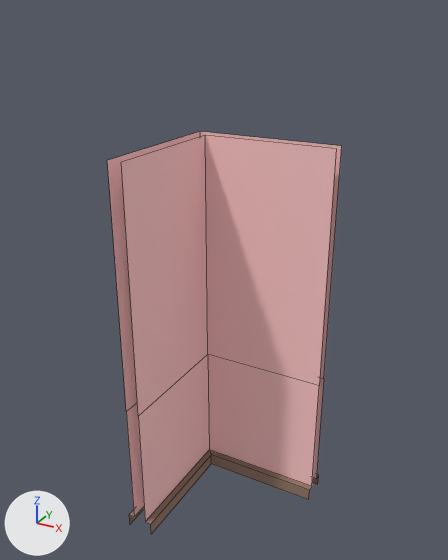
An edit to the FBX model Content/Game_Art/FBX/Archi/SM_Coin_Int_Double_1x1.fbx, drawn before and after from the same camera.
Camera for both pictures: a 50 mm camera at (2.26, -3.8, 3.61) aimed at (0.39, -0.4, 1.91). Lighting does not change. The marker at lower left points along +X, +Y and +Z. Mesh edges are drawn as thin lines.

In view in the first picture: 'SM_Coin_Int_Double_1x1'.
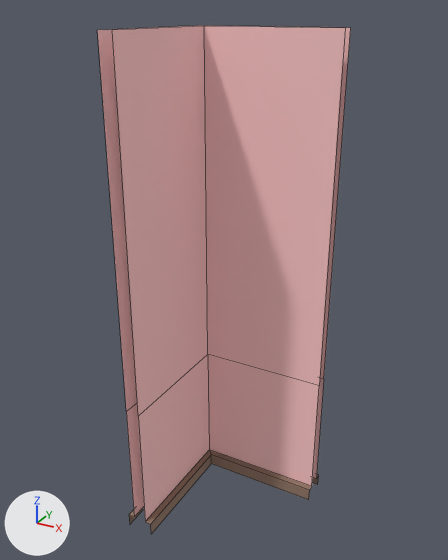
Where the change shows, as pixel boxes (x1, y1, x2, y2) in the pictures (448 x 560 px; the box of a moved part takes in the faces that stretch with it):
```json
{"object": "SM_Coin_Int_Double_1x1", "change": "reshaped", "before": [107, 131, 342, 534], "after": [97, 25, 350, 534], "on screen": "8% wider, 26% taller"}
{"part": 1, "of": "me_mesh", "change": "moved or reshaped", "before": [107, 131, 342, 377], "after": [97, 25, 350, 377]}
```

The change, as JSON lines over the scene's bpy script:
```json
{"block": "me_mesh", "where": "me_mesh.from_pydata(...)  # 30 vertices, 16 faces; spans x -0.1..1.0, y -1.0..0.1, z 0.0..2.8"}
{"block": "me_mesh", "where": "# used by ob_sm_coin_int_double_1x1; location = (0.0, 0.0, 0.0)"}
{"block": "me_mesh", "where": "# before: 0 (1.0, -0.05, 2.8) at pixel (336, 148), 9 (1.0, 0.05, 2.8) at pixel (341, 145), 13 (0.05, -0.05, 2.8) at pixel (205, 135), 16 (0.05, -1.0, 2.8) at pixel (121, 162), 25 (-0.05, 0.05, 2.8) at pixel (200, 131)"}
{"block": "me_mesh", "where": "# before: 26 (-0.05, -1.0, 2.8) at pixel (107, 160)"}
{"block": "me_mesh", "change": "me_mesh part 1"}
{"op": "add", "block": "me_mesh", "code": "for i in [0, 9, 13, 16, 25, 26]: me_mesh.vertices[i].co += Vector((0.0, 0.0, 0.7))"}
```
